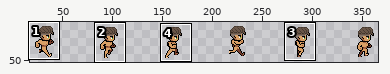
Sprite sheet: Pixel Crawler - Free Pack/Entities/Characters/Body_A/Animations/Run_Base/Run_Side.png. The picture above shows the old version from afar; the outline marks the close-up.
Close-up. Before the edit:
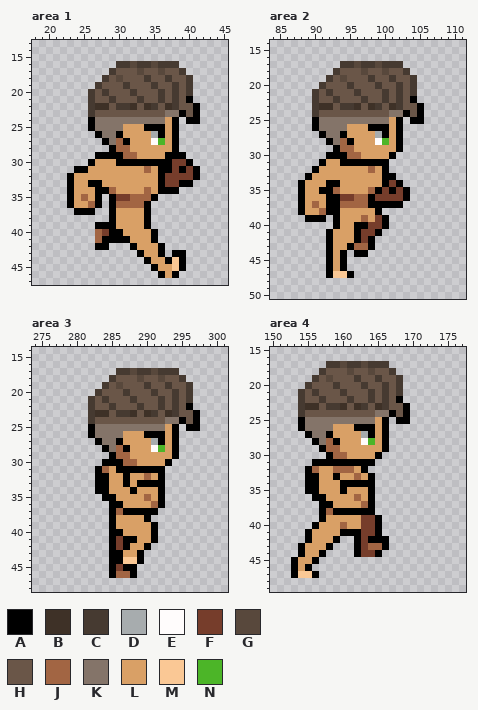
The file is 384x64 pixels. Shown: area 1: x 18..45, y 13..47; area 2: x 84..111, y 14..50; area 3: x 274..301, y 14..48; area 4: x 150..177, y 15..49. The wide view leaves out empty margins. The commit also changed other parts of the picture, which this record leaves out.
Palette (. is transparent): A #000000  B #3e3127  C #463a31  D #a7acae  E #fffcfc  F #763d2b  G #58483c  H #6a5648  J #a26543  K #847469  L #d9a066  M #fac895  N #4cb528
After:
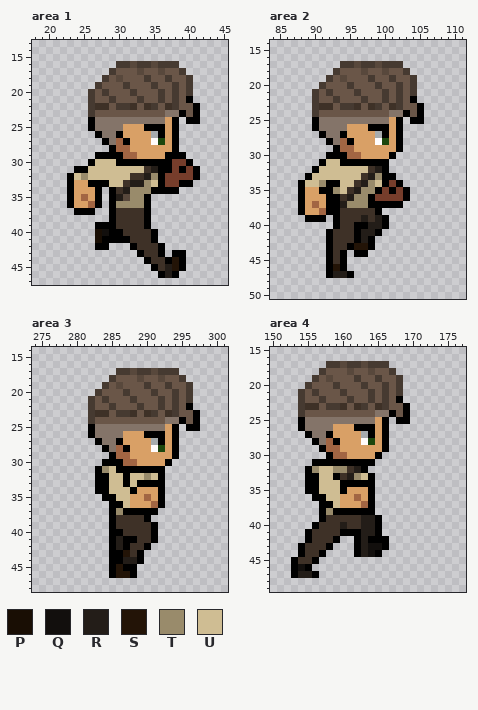
Colours new in this view: P #190e04  Q #120f0d  R #231d18  S #231407  T #998b6b  U #cfbd93
The edit:
@@ palette @@
-N #4cb528
+N #1b460d
--- area 1
@@ x 22..40 @@
 29 .....AAAAJJLLLLAAA.
-30 ....ALLLAAAAAAAAFFA
-31 ..AALLLLLLLLJLAAFAF
-32 .ALLLLLLLLLLLLAFFFF
-33 .ALLAALLLLLLLLAFFAA
-34 .ALLLAAJLLLLJLAAA..
-35 .ALJLA.AFFJJJA.....
-36 .ALLJA.AJJJJA......
-37 ..AAA..ALLLLA......
-38 .......ALLLLA......
-39 .....AAALLLLA......
-40 .....JFAALLLLA.....
-41 .....JAAAALLLA.....
-42 .....AA...ALLLA....
-43 ...........ALLA.AA.
-44 ............ALLAMA.
-45 .............ALLMA.
-46 ..............ALA..
+30 ....AUUUAAAAAAAAFFA
+31 ..AAUUUUUUUUBRAAFAF
+32 .AUTUUUUUUBBRTAFFFF
+33 .ALLAAAUUBRRTUAFFAA
+34 .ALLLA.ABRTTTAAAA..
+35 .ALJLA.ARGTTA......
+36 .ALLJA.ATTTTA......
+37 ..AAA..ABBBBA......
+38 .......ABBBBA......
+39 .....AAABBBBA......
+40 .....PQAABBBBA.....
+41 .....PAAAABBBA.....
+42 .....AA...ABBBA....
+43 ...........ABBA.AA.
+44 ............ABBASA.
+45 .............ABRSA.
+46 ..............ARA..
 47 ...................
--- area 2
@@ x 87..101 @@
 30 .....AAAJJLLLLA
-31 ....ALLAAAAAAA.
-32 ...ALLLLLLLJLA.
-33 ..ALLLLLLLLLLAA
-34 .ALLLAALLLLLLAF
-35 .ALLAAJLLLLJAFA
-36 .ALLLAAFFJJAFFF
-37 .ALJLAAJJJJAAAA
-38 .ALLJAALLLLLA..
-39 ..AAA.ALLLJLFA.
-40 ......ALLAAFFA.
-41 .....ALLLAFFA..
-42 .....ALLLAFA...
-43 .....ALLAJJA...
-44 .....ALA.AA....
-45 .....ALA.......
-46 .....ALA.......
-47 .....AMMA......
+31 ....AUUAAAAAAA.
+32 ...AUUUUUUUBRA.
+33 ..AUUUUUUUBRTAA
+34 .AUUTAAUUBRTUAF
+35 .ALLAATUBRTTAFA
+36 .ALLLAABRTTAFFF
+37 .ALJLAARTTTAAAA
+38 .ALLJAABBBBBA..
+39 ..AAA.ABBBRBRA.
+40 ......ABBAARRA.
+41 .....ABBBARRA..
+42 .....ABBBARA...
+43 .....ABBASSA...
+44 .....ABA.AA....
+45 .....ABA.......
+46 .....ASA.......
+47 .....ARRA......
 48 ...............
--- area 3
@@ x 282..293 @@
 30 ..AAAJJLLLLA
-31 .AJLAAAAAAA.
-32 .AALLALLJLA.
-33 .AALLALAAAA.
-34 .AALLLALLLA.
-35 ..AALLLLJLA.
-36 ...AALLLLJA.
-37 ...AJAAAAA..
-38 ...ALLLLA...
-39 ...ALLLLLA..
-40 ...AALLLLA..
-41 ...AFAALLA..
-42 ...AFALLA...
-43 ...AALLA....
-44 ...AAMMA....
-45 ...AFAA.....
-46 ...AJJA.....
+31 .ATUAAAAAAA.
+32 .AAUUAUUTUA.
+33 .AAUUAUAAAA.
+34 .AAUUUALLLA.
+35 ..AAUULLJLA.
+36 ...AAULLLJA.
+37 ...ATAAAAA..
+38 ...ABBBBA...
+39 ...ABBBBBA..
+40 ...AABBBBA..
+41 ...ARAABBA..
+42 ...ARABBA...
+43 ...AASBA....
+44 ...AARRA....
+45 ...ASAA.....
+46 ...ASSA.....
 47 ............
--- area 4
@@ x 152..167 @@
 31 ....AAAAAAAAA...
-32 ...AJLLJJJLA....
-33 ...AALLALLJLA...
-34 ...AALLLAAAAA...
-35 ...AALLLALLLA...
-36 ....AALLLLJLA...
-37 .....AALLLLJA...
-38 .....AJAAAAAA...
-39 .....ALLLLLFFA..
-40 ....ALLLJLLFFA..
-41 ...ALLLLAAAFFA..
-42 ...ALLLA..AFAAA.
-43 ..ALLLA...AFJJA.
-44 ..ALLA....AFFA..
-45 .ALLA...........
-46 .ALA............
-47 .AMMA...........
+32 ...ATUUTTBRA....
+33 ...AAUUABRTUA...
+34 ...AAUUUAAAAA...
+35 ...AAUUUALLLA...
+36 ....AAUULLJLA...
+37 .....AAULLLJA...
+38 .....ATAAAAAA...
+39 .....ABBBBBRRA..
+40 ....ABBBRBBRRA..
+41 ...ABBBBAAARRA..
+42 ...ABBBA..ARAAA.
+43 ..ABBBA...ARQQA.
+44 ..ABBA....ARQA..
+45 .ABBA...........
+46 .AQA............
+47 .ARRA...........
 48 ................
Where, in picture pixels (left, top, right, bottom), the same in both close-ups:
changed: (158, 138, 165, 145)
changed: (74, 159, 179, 278)
changed: (382, 138, 389, 145)
changed: (305, 159, 382, 278)
changed: (158, 445, 165, 452)
changed: (102, 466, 158, 578)
changed: (298, 438, 382, 578)
